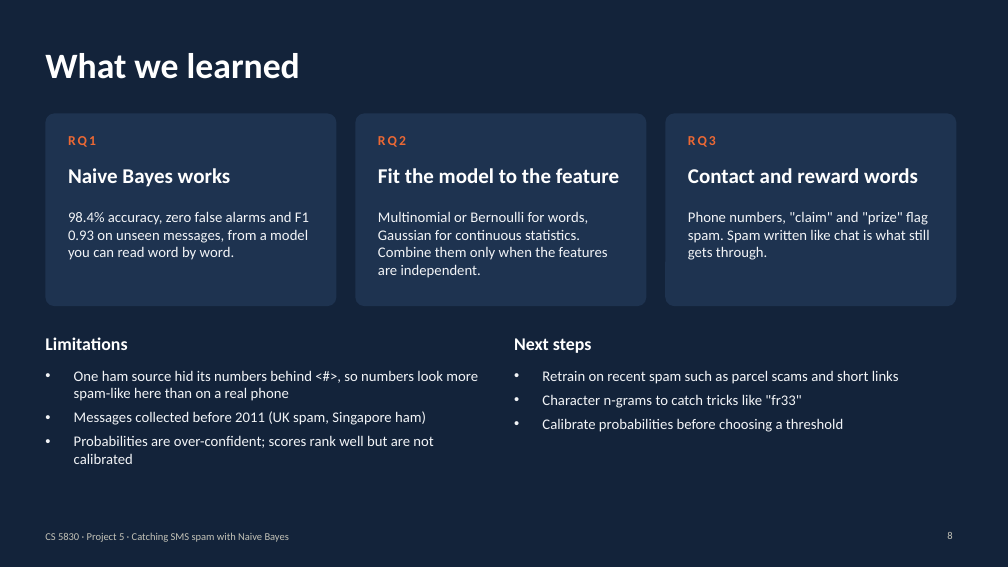
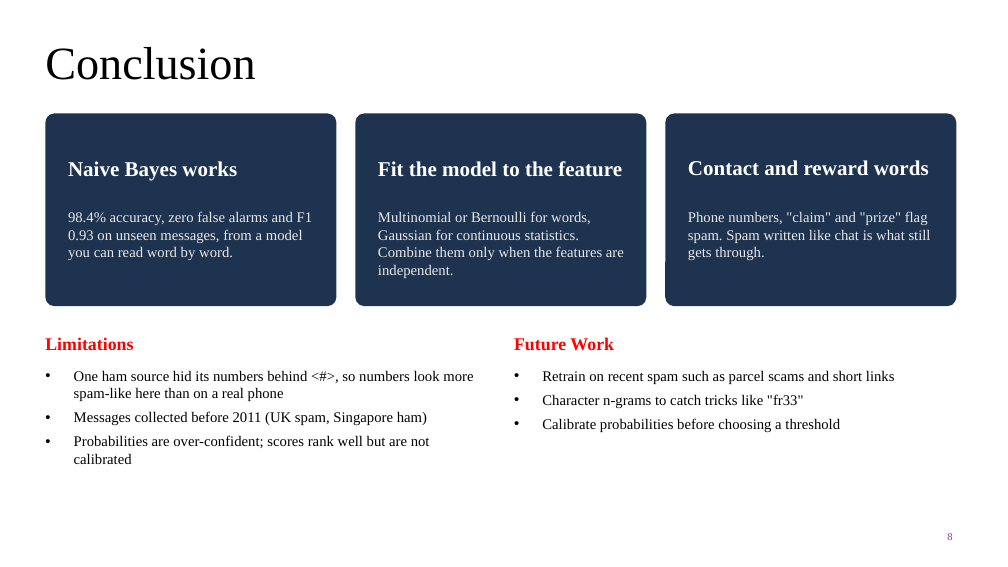
Before and after one commit to 2abi5/cs5830_project5, a slide deck: slide 8 of slides/sms_spam_naive_bayes.pptx. Drawn at 1008x567 pixels with LibreOffice and Linux fonts; fonts in the diff are those of the drawing. Boxes give left, top, right and bottom in pixels: in the first picture for what was removed or moved away, otherwise in the second. Text is boxed around its words. In the diff, an @@ line names an element or a change of style, - is before the commit and + after.

```diff
--- a/slides/sms_spam_naive_bayes.pptx
+++ b/slides/sms_spam_naive_bayes.pptx
@@ background #13233A to #FFFFFF @@
@@ text at (45,47,255,80): text changed; size 34 to 44 pt; font Calibri to Times New Roman; text colour #FFFFFF to #000000; bold off @@
-What we learned
+Conclusion
@@ text removed at (68,136,96,147) @@
-RQ1
@@ text removed at (378,136,406,147) @@
-RQ2
@@ text removed at (688,136,716,147) @@
-RQ3
@@ text "Naive Bayes works": place and size @@
-text "Naive Bayes works" at (68,168,231,187)
+text "Naive Bayes works" at (68,161,237,180)
@@ text "Fit the model to the ...": place and size @@
-text "Fit the model to the ..." at (378,168,619,183)
+text "Fit the model to the ..." at (378,161,622,177)
@@ font Calibri to Times New Roman in 3 elements at (378,161,622,177), (68,161,237,180), (688,160,929,176) @@
@@ text "Contact and reward words": place and size @@
-text "Contact and reward words" at (688,168,918,183)
+text "Contact and reward words" at (688,160,929,176)
@@ font Calibri to Times New Roman, text colour #F2F4F7 to #E8E8E8 in 3 elements at (68,211,313,260), (378,211,624,278), (688,211,931,260) @@
@@ text "Limitations" at (45,337,133,350): font Calibri to Times New Roman, text colour #FFFFFF to #FF0000 @@
@@ text at (514,337,614,351): text changed; font Calibri to Times New Roman; text colour #FFFFFF to #FF0000 @@
-Next steps
+Future Work
@@ text "One ham source hid its ..." at (74,370,473,464): font Calibri to Times New Roman, text colour #F2F4F7 to #000000 @@
@@ text "Retrain on recent spam such ..." at (542,370,895,432): font Calibri to Times New Roman, text colour #F2F4F7 to #000000 @@
@@ text removed at (45,532,289,542) @@
-CS 5830 · Project 5 · Catching SMS spam with Naive Bayes
@@ page number at (947,533,952,540): font Calibri to Times New Roman, text colour #C3C2B7 to #A02B93; vertical alignment top to middle @@
```
Also in this commit, not shown: 7 other slides changed, 2 other files.
